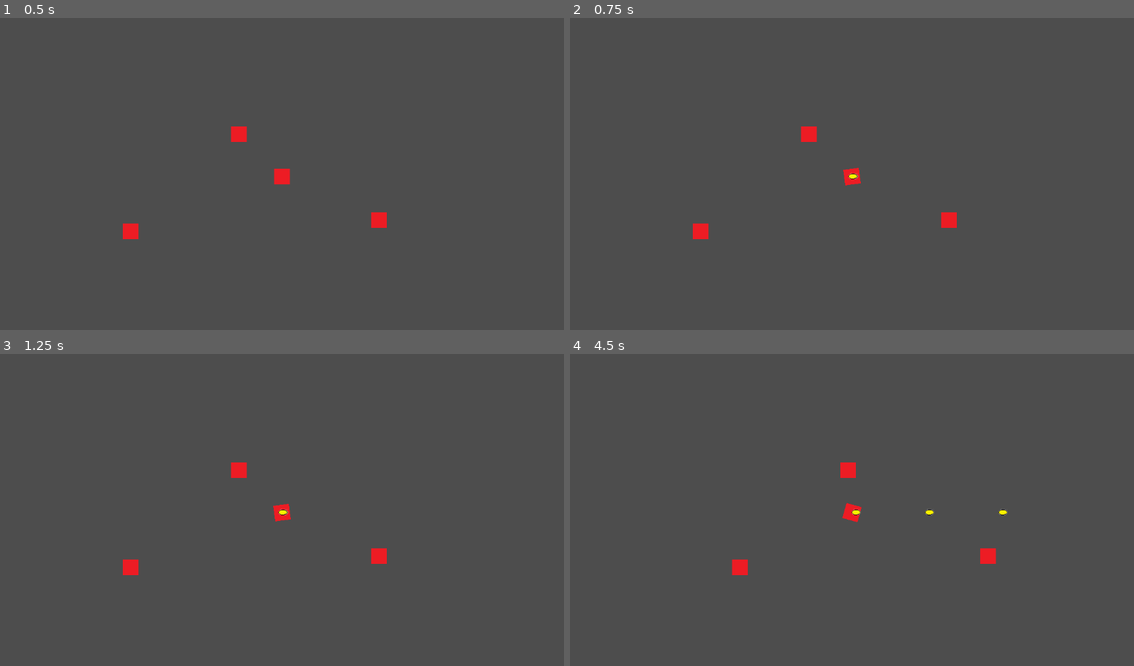
Above: before the commit, frames 1-4 (two rows, left to right).
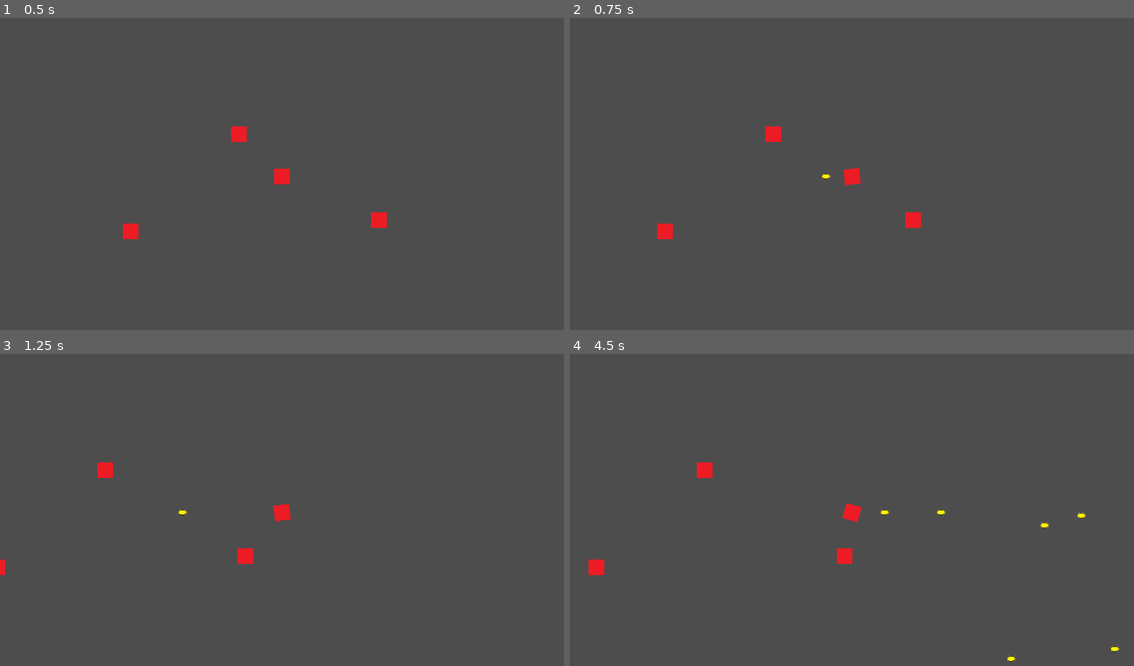
Above: after the commit, the same moments.

Repository: TheCrusty/Biotank-demake
Game: Godot game, scene res://levels/test_level.tscn
Same seed, same stepped clock (60 frames per second), same inputs: the game is played once before the commit and once after it. Before the commit the project has no main scene; this scene is started directly in both runs.
Inputs (mouse positions are in pixels of both pictures, inside the frame that each line leads up to):
- Up to frame 1 (0.5 s): no input
- Up to frame 2 (0.75 s): tap Enter at 0.5 s; move the mouse to (976, 161) at 0.52 s; hold D (Rotate_Right) from 0.53 s (still down); hold Space (Shoot) from 0.53 s (still down)
- Up to frame 3 (1.25 s): keep holding D (Rotate_Right); keep holding Space (Shoot)
- Up to frame 4 (4.5 s): move the mouse to (739, 528) at 1.27 s; release D (Rotate_Right) at 1.28 s; release Space (Shoot) at 1.28 s; hold S (Reverse) 1.28-2.03 s; tap Space (Shoot) at 1.35, 2.85, 4.35 s; move the mouse to (908, 441) at 2.02 s; hold D (Rotate_Right) 2.03-2.78 s; hold Space (Shoot) 2.03-2.78 s; move the mouse to (823, 575) at 2.77 s; hold W (Forward) 2.78-3.53 s; move the mouse to (1021, 559) at 3.52 s; hold Space (Shoot) 3.53-4.28 s; hold A (Rotate_Left) from 3.53 s (still down); move the mouse to (682, 463) at 4.27 s

Frame 1 is identical in both runs. In frame 2, 0.9% of the frame differs, in the area x 15-69%, y 34-71%; in frame 3, 0.8%; in frame 4, 1.1%, in the area x 3-98%, y 34-99%.

Commit message:
bullet now moves independent from player

Diff:
--- a/levels/player.gd
+++ b/levels/player.gd
@@ -4,9 +4,10 @@
 @export var speed = 400
 
 func get_input():
-	if Input.is_action_pressed("Shoot"):
+	if Input.is_action_just_pressed("Shoot"):
 		var projectile_instance = projectile.instantiate()
-		add_child(projectile_instance)
+		owner.add_child(projectile_instance)
+		projectile_instance.transform = global_transform
 	else:
 		var input_direction = Input.get_vector("Rotate_Left", "Rotate_Right", "Forward", "Reverse")
 		velocity = input_direction * speed
--- a/levels/projectile.gd
+++ b/levels/projectile.gd
@@ -11,8 +11,6 @@
 	position += transform.x * speed * delta
 
 
-
-
 func _on_area_entered(area):
 	print("hit")
 	queue_free()
--- a/project.godot
+++ b/project.godot
@@ -11,7 +11,7 @@
 [application]
 
 config/name="Biotank-demake"
-run/main_scene="res://levels/main.tscn"
+run/main_scene="res://levels/test_level.tscn"
 config/features=PackedStringArray("4.0", "Forward Plus")
 config/icon="res://icon.svg"
 
Not shown, added: resources/character_1.png.import
Not shown, added: resources/character_2.png.import
Not shown, added: resources/character_3.png.import
Not shown, added: resources/character_4.png.import
